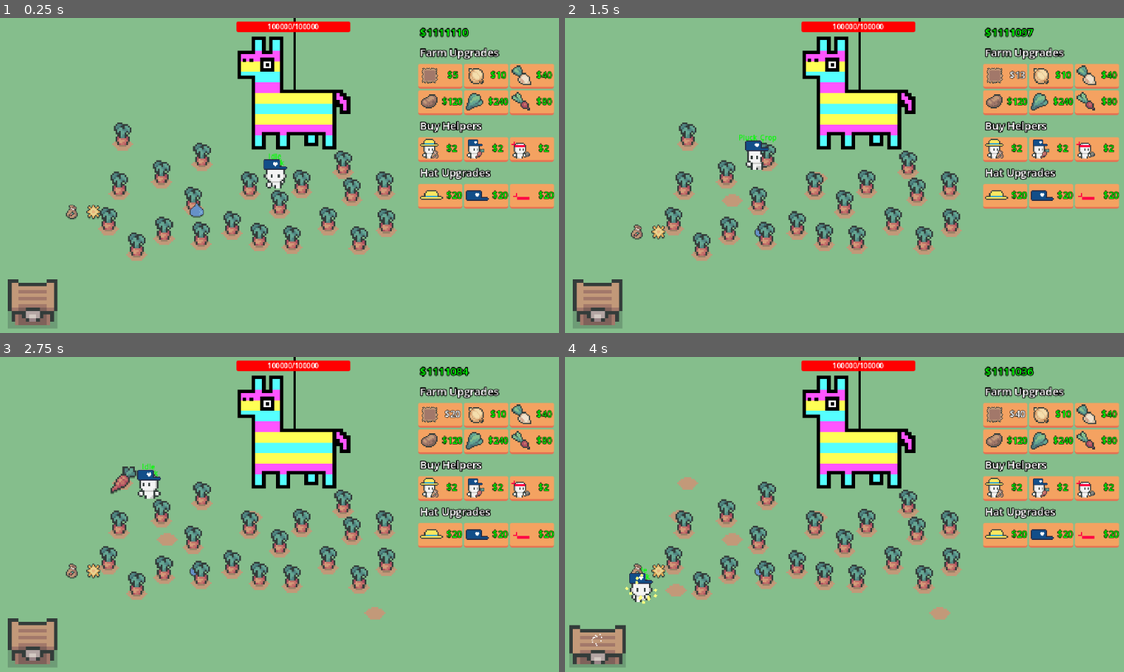
Above: before the commit, frames 1-4 (two rows, left to right).
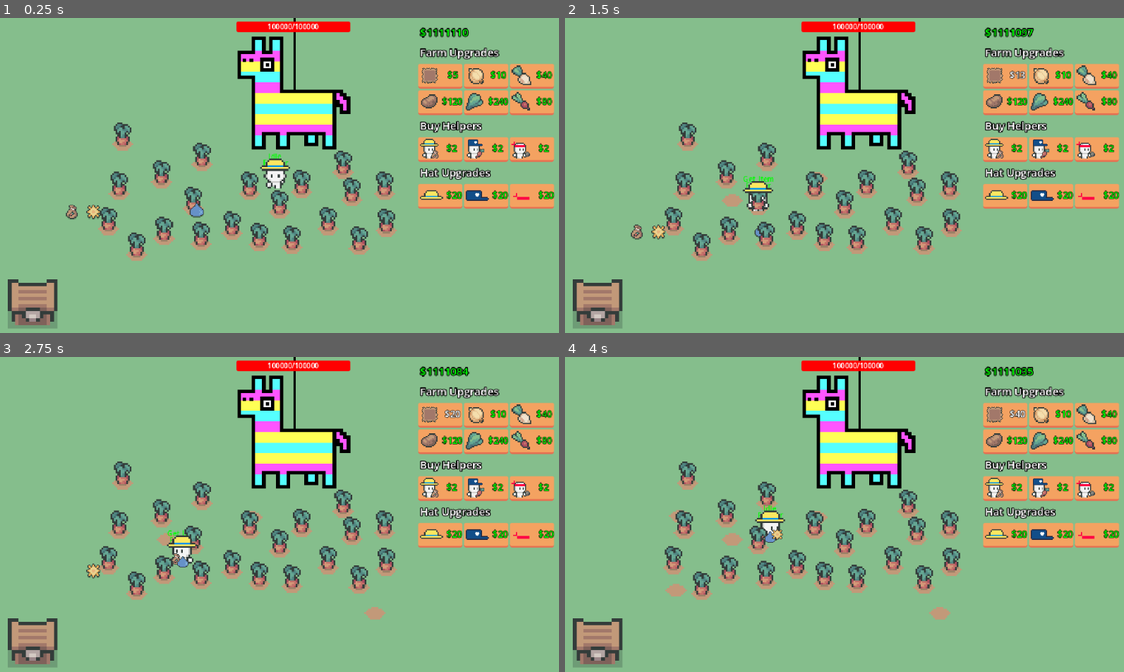
Above: after the commit, the same moments.

Repository: eric-marsh/farminata
Game: Godot game, scene res://scene/scene_switcher.tscn
The game is run twice, just before and just after one commit, with the same random seed, the same clock (stepped at 60 frames per second) and the same inputs. Sound files missing from this copy of the repository are replaced by a short silence.
Inputs:
- Up to frame 1 (0.25 s): no input
- Up to frame 2 (1.5 s): click "$5" at 0.5 s; click "$8" at 1.25 s
- Up to frame 3 (2.75 s): click "$13" at 2 s
- Up to frame 4 (4 s): click "$20" at 2.75 s; click "$29" at 3.5 s

The runs differ from the first frame. In frame 1, 0.2% of the frame differs, in the area x 46-52%, y 44-49%; in frame 2, 0.6%; in frame 3, 1.1%; in frame 4, 2.1%, in the area x 0-84%, y 3-99%.

Commit message:
make grabbing produce more fun

Diff:
--- a/scene/main.tscn
+++ b/scene/main.tscn
@@ -119,7 +119,6 @@
 
 [node name="Helper" parent="Helpers" instance=ExtResource("8_k65ib")]
 position = Vector2(316, 173)
-helper_type = 1
 
 [node name="CanvasLayer" parent="." instance=ExtResource("5_0ha60")]
 
--- a/scene/plot.tscn
+++ b/scene/plot.tscn
@@ -1,11 +1,49 @@
-[gd_scene load_steps=5 format=3 uid="uid://b7mjmd8qocm5n"]
+[gd_scene load_steps=8 format=3 uid="uid://b7mjmd8qocm5n"]
 
 [ext_resource type="Script" uid="uid://dv6p8ldxol3f0" path="res://script/plot.gd" id="1_xmivb"]
 [ext_resource type="Texture2D" uid="uid://d2go8llpcolsq" path="res://img/plot/plot_dry.png" id="2_8yg48"]
 [ext_resource type="Texture2D" uid="uid://bhreatr0ikkps" path="res://img/plants/carrot/carrot_sapling3.png" id="3_8yg48"]
 
 [sub_resource type="RectangleShape2D" id="RectangleShape2D_4pdpe"]
-size = Vector2(32, 32)
+size = Vector2(24, 26)
+
+[sub_resource type="Animation" id="Animation_8yg48"]
+resource_name = "pluck_crop"
+length = 0.3
+step = 0.1
+tracks/0/type = "value"
+tracks/0/imported = false
+tracks/0/enabled = true
+tracks/0/path = NodePath("Plant:scale")
+tracks/0/interp = 1
+tracks/0/loop_wrap = true
+tracks/0/keys = {
+"times": PackedFloat32Array(0, 0.3),
+"transitions": PackedFloat32Array(1, 1),
+"update": 0,
+"values": [Vector2(1, 1), Vector2(1.2, 1.2)]
+}
+
+[sub_resource type="Animation" id="Animation_7bgvt"]
+length = 0.001
+tracks/0/type = "value"
+tracks/0/imported = false
+tracks/0/enabled = true
+tracks/0/path = NodePath("Plant:scale")
+tracks/0/interp = 1
+tracks/0/loop_wrap = true
+tracks/0/keys = {
+"times": PackedFloat32Array(0),
+"transitions": PackedFloat32Array(1),
+"update": 0,
+"values": [Vector2(1, 1)]
+}
+
+[sub_resource type="AnimationLibrary" id="AnimationLibrary_o5ils"]
+_data = {
+&"RESET": SubResource("Animation_7bgvt"),
+&"pluck_crop": SubResource("Animation_8yg48")
+}
 
 [node name="Plot" type="Node2D"]
 y_sort_enabled = true
@@ -16,7 +54,7 @@
 position = Vector2(-8, -8)
 
 [node name="CollisionShape2D" type="CollisionShape2D" parent="Area2D"]
-position = Vector2(8, 8)
+position = Vector2(8, 7)
 shape = SubResource("RectangleShape2D_4pdpe")
 
 [node name="Dirt" type="Sprite2D" parent="."]
@@ -27,5 +65,13 @@
 y_sort_enabled = true
 texture = ExtResource("3_8yg48")
 
+[node name="AnimationPlayer" type="AnimationPlayer" parent="."]
+libraries = {
+&"": SubResource("AnimationLibrary_o5ils")
+}
+
 [connection signal="body_entered" from="Area2D" to="." method="_on_area_2d_body_entered"]
 [connection signal="input_event" from="Area2D" to="." method="_on_area_2d_input_event"]
+[connection signal="mouse_entered" from="Area2D" to="." method="_on_area_2d_mouse_entered"]
+[connection signal="mouse_exited" from="Area2D" to="." method="_on_area_2d_mouse_exited"]
+[connection signal="animation_finished" from="AnimationPlayer" to="." method="_on_animation_player_animation_finished"]
--- a/script/plot.gd
+++ b/script/plot.gd
@@ -1,6 +1,7 @@
 extends Node2D
 class_name plot
 
+@onready var animation_player: AnimationPlayer = $AnimationPlayer
 
 @export var plot_state: Enum.Plot_State = Enum.Plot_State.Dry
 @export var plot_growth_state: Enum.Plot_Growth_State = Enum.Plot_Growth_State.None
@@ -20,7 +21,6 @@
 	if !body.is_in_group("droppable"):
 		return
 	apply_droppable(body)
-
 
 var is_droppable_being_applied: bool = false
 func apply_droppable(d: droppable) -> void:
@@ -88,24 +88,31 @@
 		if plot_growth_state == Enum.Plot_Growth_State.Full:
 			$Plant.offset = Vector2(0, -8)
 
-
+var is_plucking: bool = false
 func _on_area_2d_input_event(_viewport: Node, event: InputEvent, _shape_idx: int) -> void:
 	if plot_growth_state != Enum.Plot_Growth_State.Full:
 		return
 
-	if event is InputEventMouseButton:
-		if event.button_index == MOUSE_BUTTON_LEFT and event.pressed:
-			pluck_crop(true)
+	if event is InputEventMouseButton and event.button_index == MOUSE_BUTTON_LEFT:
+		if event.pressed:
+			animation_player.play("pluck_crop")
+			is_plucking = true
+		else:
+			animation_player.stop()
+			is_plucking = false
 
+func _on_animation_player_animation_finished(anim_name: StringName) -> void:
+	if is_plucking:
+		pluck_crop(true)
 
 func pluck_crop(clicked:bool=false):
 	reset_growth_state()
 	update_image()
 	spawn_produce(clicked)
 
-
+static var flip_horiz = false
 func spawn_produce(clicked:bool=false):
-	var d
+	var d: droppable
 
 	match grow_type:
 		Enum.Grow_Type.None:
@@ -122,6 +129,9 @@
 			d = DropUtil.spawn_droppable(Enum.Drop_Type.Kale, global_position, Vector2.ZERO, Vector2.ZERO)
 		Enum.Grow_Type.Radish:
 			d = DropUtil.spawn_droppable(Enum.Drop_Type.Radish, global_position, Vector2.ZERO, Vector2.ZERO)
+	d.get_node("Sprite2D").flip_h = flip_horiz
+	d.get_node("Sprite2D/Shadow").flip_h = flip_horiz
+	flip_horiz = !flip_horiz
 
 	if !clicked:
 		# TODO: have a little hop animation
@@ -132,3 +142,14 @@
 		d.start_dragging()
 		d.start_static=true
 		Globals.Main.is_dragging = true
+
+
+var is_mouse_over: bool = false
+func _on_area_2d_mouse_entered() -> void:
+	is_mouse_over = true
+
+func _on_area_2d_mouse_exited() -> void:
+	if is_plucking:
+		is_mouse_over = false
+		is_plucking = false
+		animation_player.stop()
